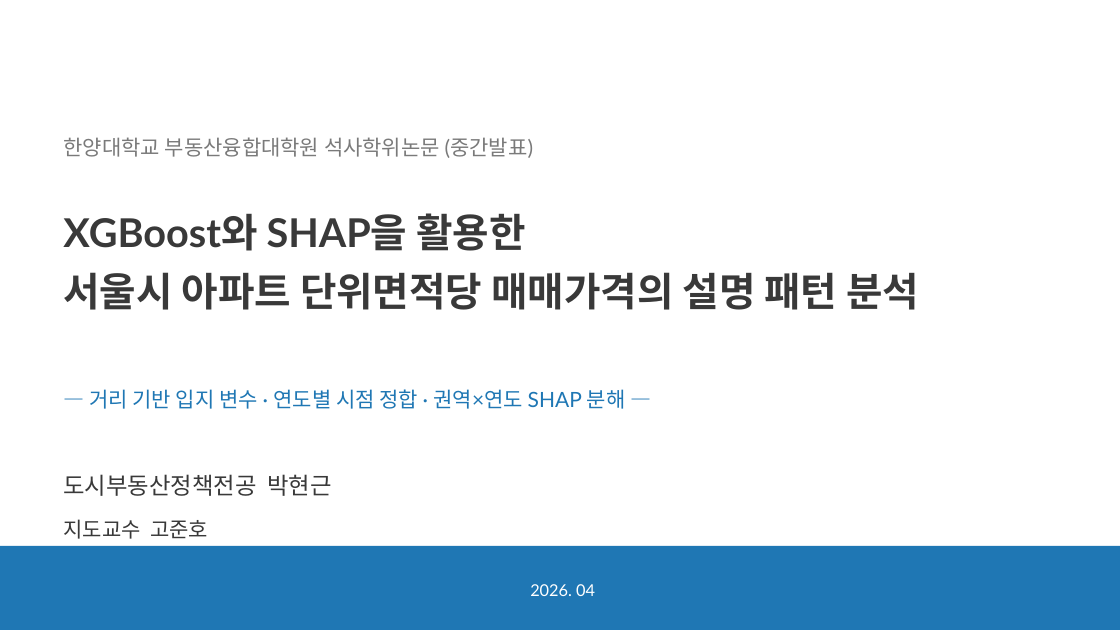
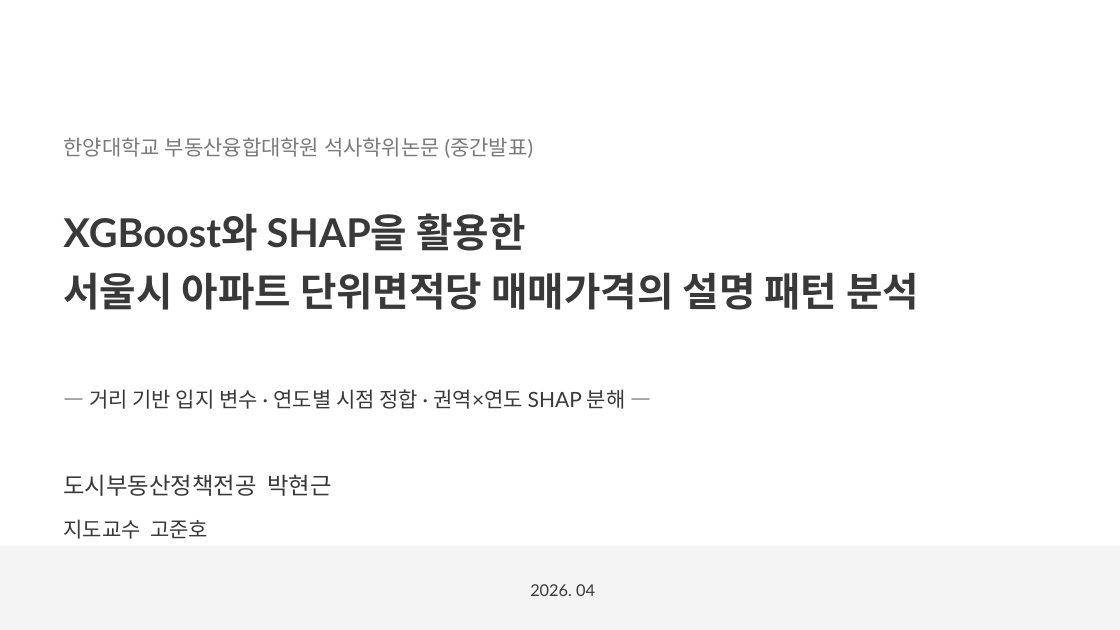
Before and after one commit to seokmogu/thesis-seoul-apt-xai, a slide deck: slide 1 of paper/중간발표_박현근.pptx. Drawn at 1120x630 pixels with LibreOffice and Linux fonts; fonts in the diff are those of the drawing. Boxes give left, top, right and bottom in pixels: in the first picture for what was removed or moved away, otherwise in the second. Text is boxed around its words. In the diff, an @@ line names an element or a change of style, - is before the commit and + after.

```diff
--- a/paper/중간발표_박현근.pptx
+++ b/paper/중간발표_박현근.pptx
@@ text "— 거리 기반 입지 변수 ..." at box(89, 389, 626, 409): text colour #1F77B4 to #393939 @@
@@ rectangle at box(0, 546, 1120, 630): fill #1F77B4 to #F4F4F4 @@
@@ text "2026. 04" at box(530, 584, 595, 596): text colour #FFFFFF to #393939 @@
```
Also in this commit, not shown: 7 other slides changed, 14 other files.
